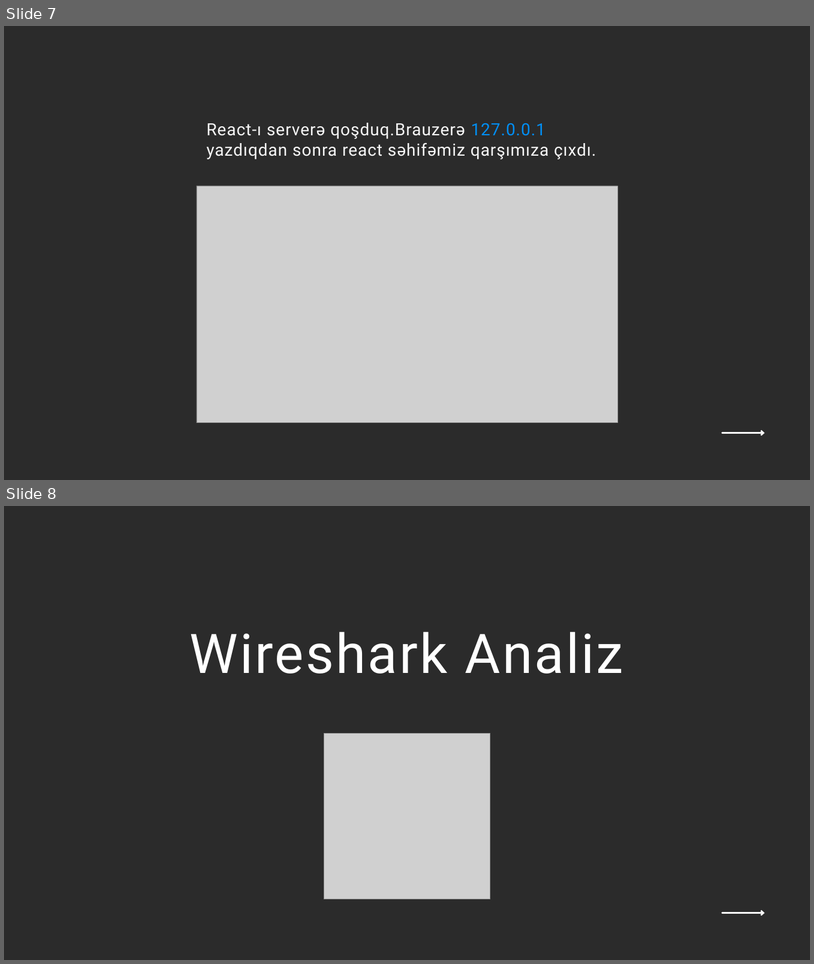
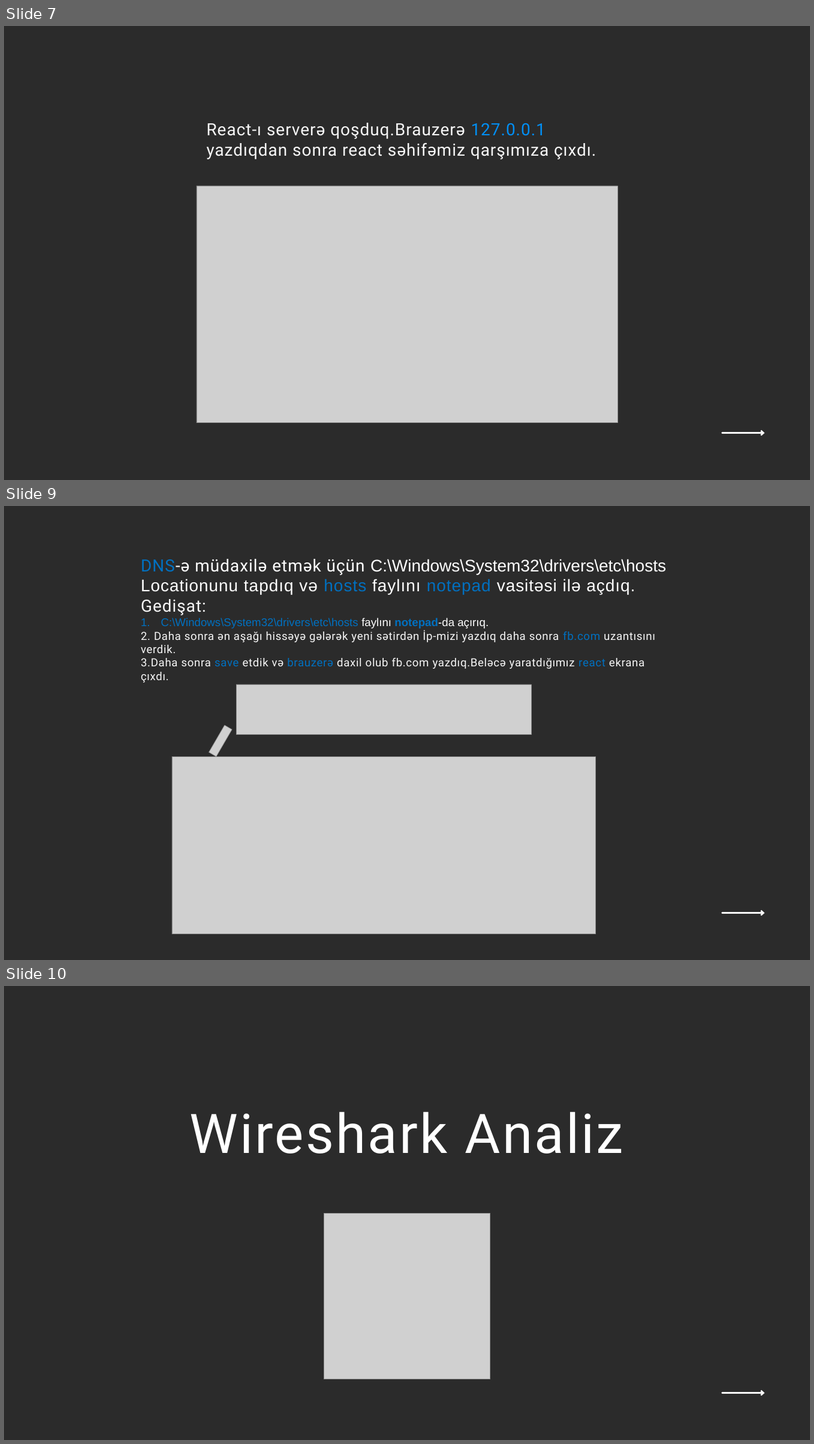
Before and after one commit to 641A1-Team2/Labaratoriya-4-ve-5--web, a slide deck: Labaratoriya 4 və 5 web.pptx. Shown one above the other, each under a label of ours: slides 7 and 8 before the commit, slides 7, 9 and 10 after it; the slides between them are not shown. The pictures are 814x964 and 814x1444 pixels, drawn with LibreOffice and Linux fonts; fonts in the diff are those of the drawing; grey boxes stand for pictures; background and template pictures are left out; a plain dark background stands for a picture behind light text. Boxes give left, top, right and bottom in pixels: in the first picture for what was removed or moved away, otherwise in the second. Text is boxed around its words. In the diff, an @@ line names an element or a change of style, - is before the commit and + after.

```diff
--- a/Labaratoriya 4 və 5 web.pptx
+++ b/Labaratoriya 4 və 5 web.pptx
@@ slide 9 added at box(4, 506, 810, 960), background picture (left out) @@
@@ text added at box(141, 559, 666, 682), 20 pt, text #F6F6F6 @@
+DNS-ə müdaxilə etmək üçün C:\Windows\System32\drivers\etc\hosts
+Locationunu tapdıq və hosts faylını notepad vasitəsi ilə açdıq.
+Gedişat:
+1. C:\Windows\System32\drivers\etc\hosts faylını notepad-da açırıq.
+2. Daha sonra ən aşağı hissəyə gələrək yeni sətirdən İp-mizi yazdıq daha sonra fb.com uzantısını verdik.
+3.Daha sonra save etdik və brauzerə daxil olub fb.com yazdıq.Beləcə yaratdığımız react ekrana çıxdı.
@@ picture added at box(236, 684, 532, 735) @@
@@ picture added at box(209, 725, 232, 756) @@
@@ picture added at box(172, 756, 596, 934) @@
@@ arrow added from (723, 912) to (765, 912), #F6F6F6 3 pt @@
@@ what was slide 8 is now slide 10 @@
```
Also in this commit, not shown: 1 other slide added.
